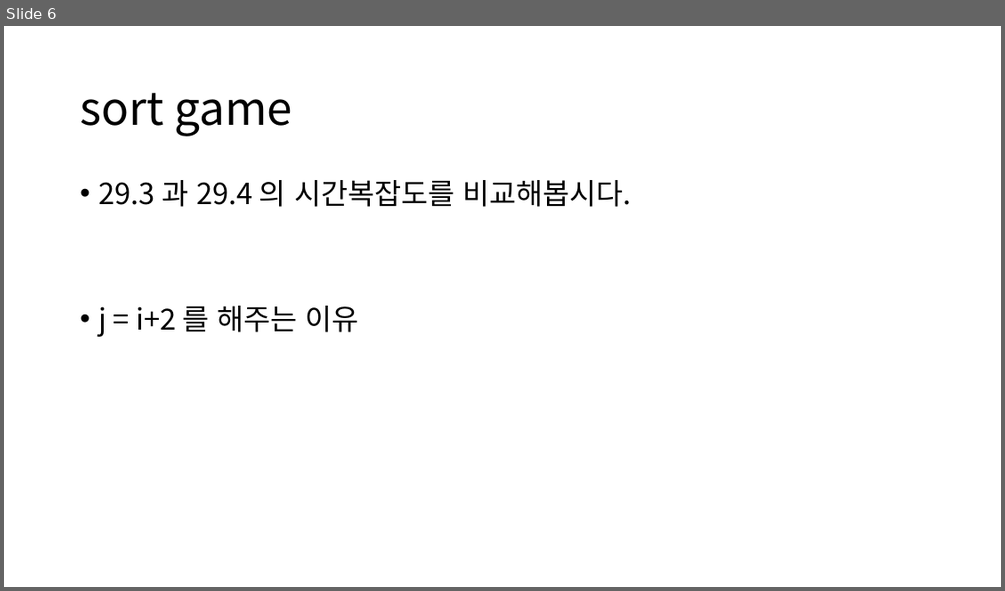
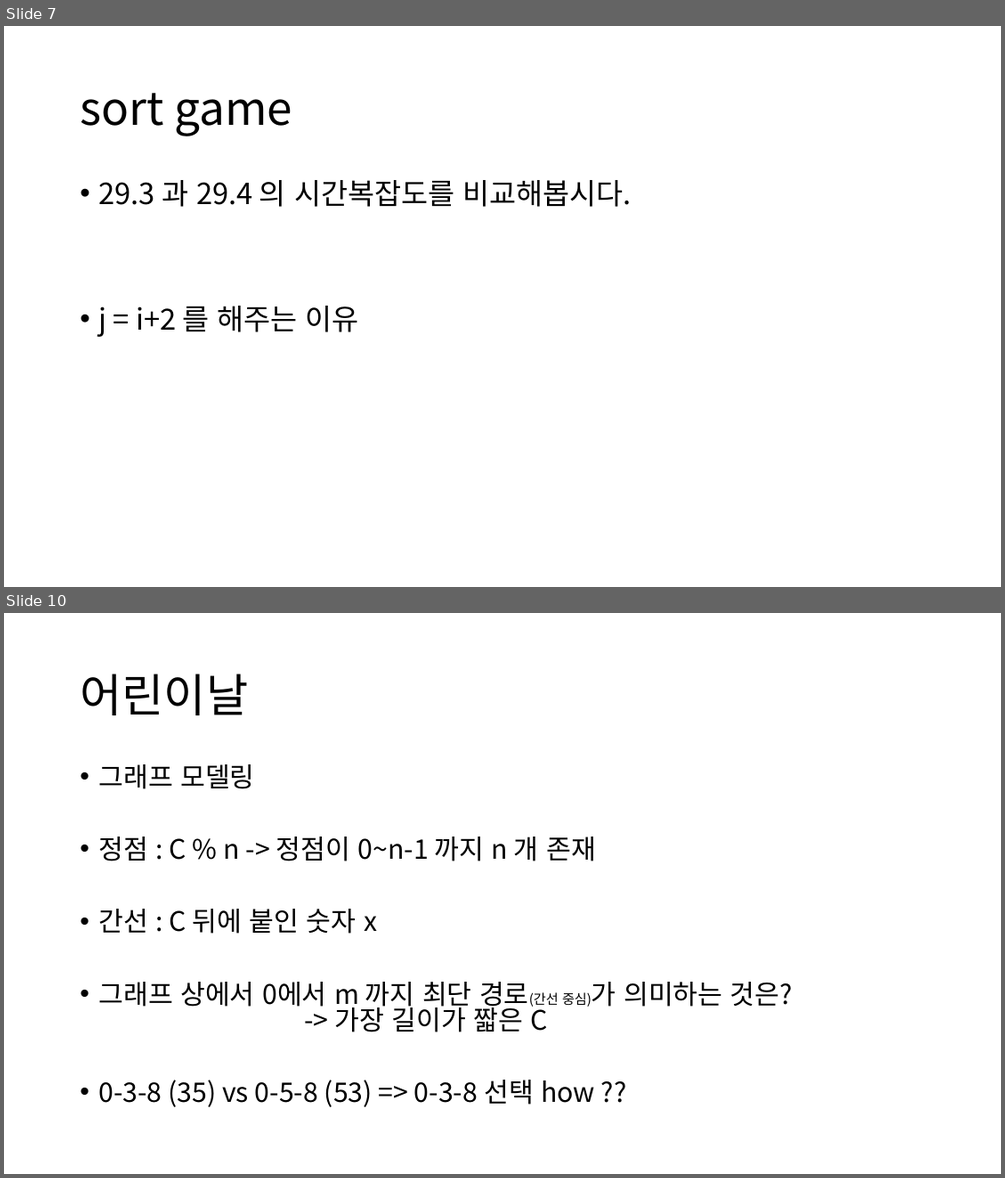
Before and after one commit to ALGOSOPT/algosopt, a slide deck: Chapter29/bfs.pptx. Shown one above the other, each under a label of ours: slide 6 before the commit, slides 7 and 10 after it; the slides between them are not shown. The pictures are 1005x591 and 1005x1178 pixels, drawn with LibreOffice and Linux fonts; fonts in the diff are those of the drawing. Boxes give left, top, right and bottom in pixels: in the first picture for what was removed or moved away, otherwise in the second. Text is boxed around its words. In the diff, an @@ line names an element or a change of style, - is before the commit and + after.

```diff
--- a/Chapter29/bfs.pptx
+++ b/Chapter29/bfs.pptx
@@ slide 10 added at [4, 613, 1001, 1174], background #FFFFFF @@
@@ title added at [80, 674, 248, 715], 44 pt, text #000000 @@
+어린이날
@@ text added at [98, 764, 793, 1107], 25.9 pt, text #000000 @@
+• 그래프 모델링
+• 정점 : C % n -> 정점이 0~n-1 까지 n 개 존재
+• 간선 : C 뒤에 붙인 숫자 x
+• 그래프 상에서 0에서 m 까지 최단 경로(간선 중심)가 의미하는 것은?
+  -> 가장 길이가 짧은 C
+• 0-3-8 (35) vs 0-5-8 (53) => 0-3-8 선택 how ??
@@ what was slide 6 is now slide 7 @@
```
Also in this commit, not shown: 2 slides changed, 7 other slides added, 1 slide removed.
